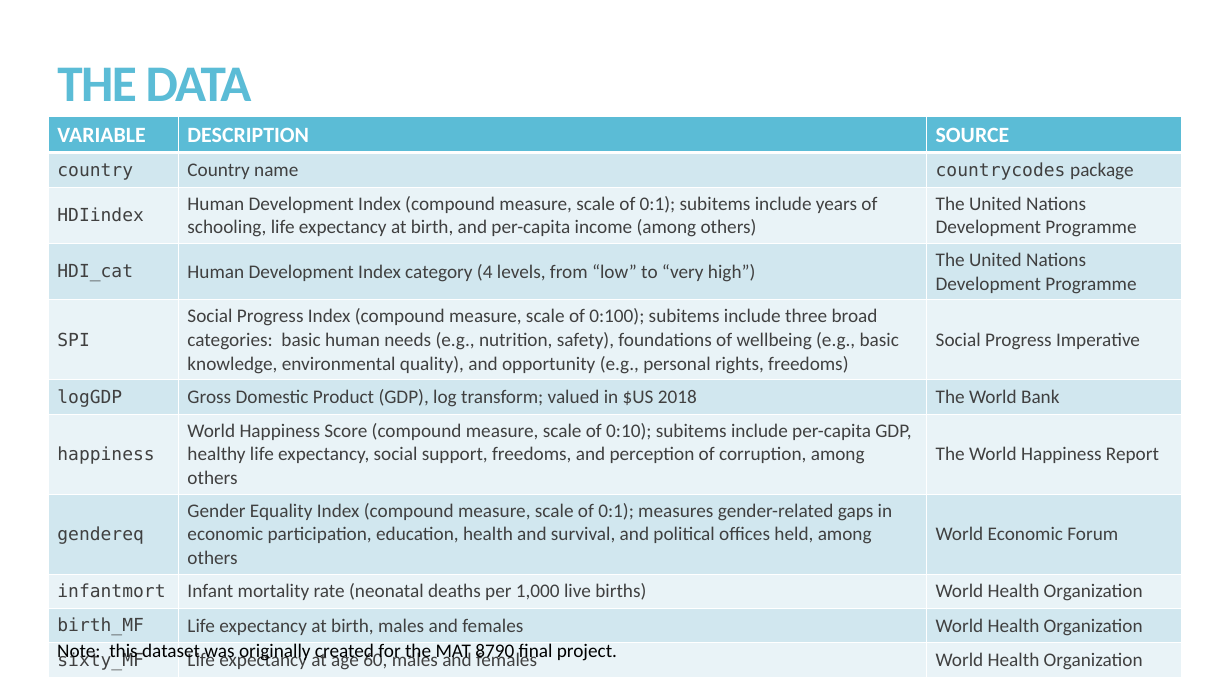
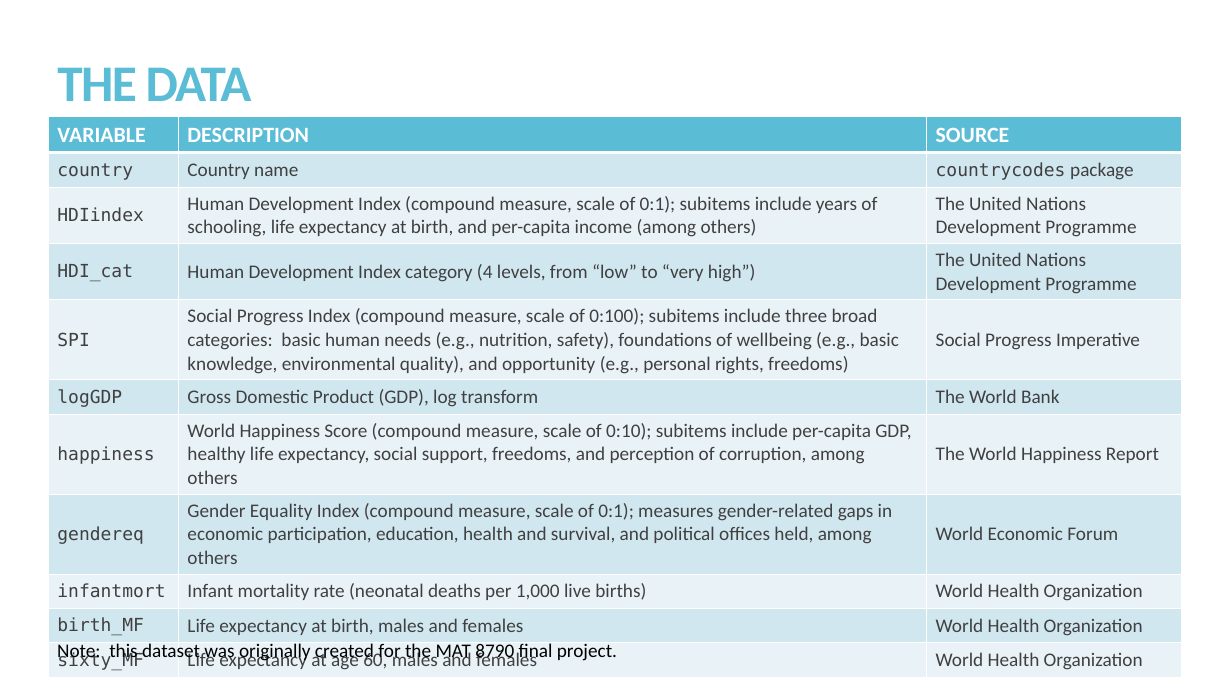
Before and after one commit to kmprioliPROF/MAT_8452_Final_Project, a slide deck: slide 5 of Prioli_Final_Proj.pptx. Drawn at 1232x693 pixels with LibreOffice and Linux fonts; fonts in the diff are those of the drawing. Boxes give left, top, right and bottom in pixels: in the first picture for what was removed or moved away, otherwise in the second. Text is boxed around its words. In the diff, an @@ line names an element or a change of style, - is before the commit and + after.

```diff
--- a/Prioli_Final_Proj.pptx
+++ b/Prioli_Final_Proj.pptx
@@ table at (48, 116, 1182, 675) @@
-row 6, column 2: Gross Domestic Product (GDP), log transform; valued in $US 2018
+row 6, column 2: Gross Domestic Product (GDP), log transform
```
Also in this commit, not shown: 1 other slide changed, 2 other files.
